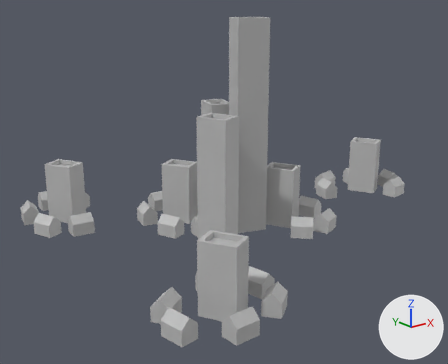
An edit to the FBX model Assets/3D/civilization.fbx, drawn before and after from the same camera.
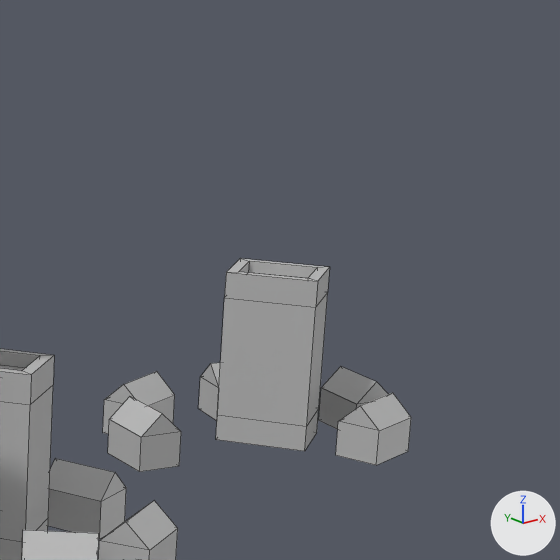
Each version appears first whole from a 50 mm camera at (-1.758, -1.101, 0.661) aimed at (-0.829, 0.06, 0.196), and next in a close-up on the part from 64% to 100% of the width and 17% to 62% of the height. The lights are fixed; the arrows at lower right show +X, +Y and +Z. The close-ups show mesh edges as thin lines. Where no turn or scale is listed for an object, it has been applied to the vertices.
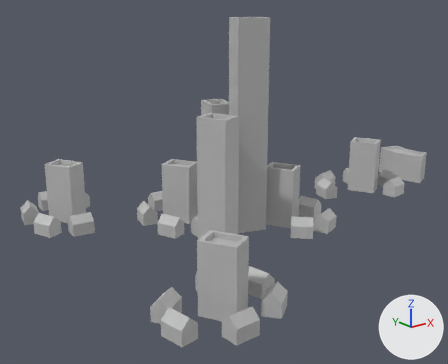
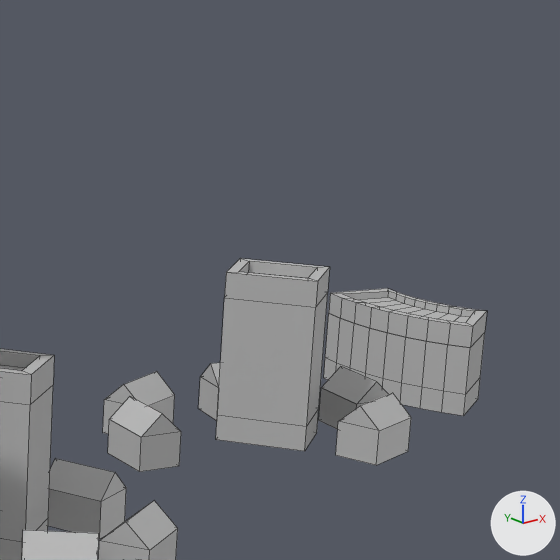
Boxes (x1, y1, x2, y2) around the edits, measured in the close-ups (560 x 560 px):
'polySurface110', added: after (325, 313, 485, 394)
'polySurface112', added: after (329, 288, 487, 348)
'polySurface113', added: after (324, 357, 480, 416)

The change, as a list of edits to the scene's bpy script:
```text
Add me_mesh_001_1:
    me_mesh_001_1.from_pydata(...)  # 72 vertices, 62 faces; spans x -0.198..-0.128, y -0.076..0.076, z 0.162..0.181
    me_mesh_001_1.materials.append(mat_lambert1)  # grey #bcbcbc
Add me_mesh_002_1:
    me_mesh_002_1.from_pydata(...)  # 36 vertices, 18 faces; spans x -0.198..-0.128, y -0.076..0.076, z 0.1..0.12
    me_mesh_002_1.materials.append(mat_lambert1)  # grey #bcbcbc
Add me_mesh_1:
    me_mesh_1.from_pydata(...)  # 36 vertices, 18 faces; spans x -0.198..-0.128, y -0.076..0.076, z 0.12..0.162
    me_mesh_1.materials.append(mat_lambert1)  # grey #bcbcbc
Add ob_polysurface112:
    ob_polysurface112 = bpy.data.objects.new('polySurface112', me_mesh_001_1)
    ob_polysurface112.location = (0.0, 0.0, 0.0)
Add ob_polysurface113:
    ob_polysurface113 = bpy.data.objects.new('polySurface113', me_mesh_002_1)
    ob_polysurface113.location = (0.0, 0.0, 0.0)
Add ob_polysurface110:
    ob_polysurface110 = bpy.data.objects.new('polySurface110', me_mesh_1)
    ob_polysurface110.location = (0.0, 0.0, 0.0)
```
